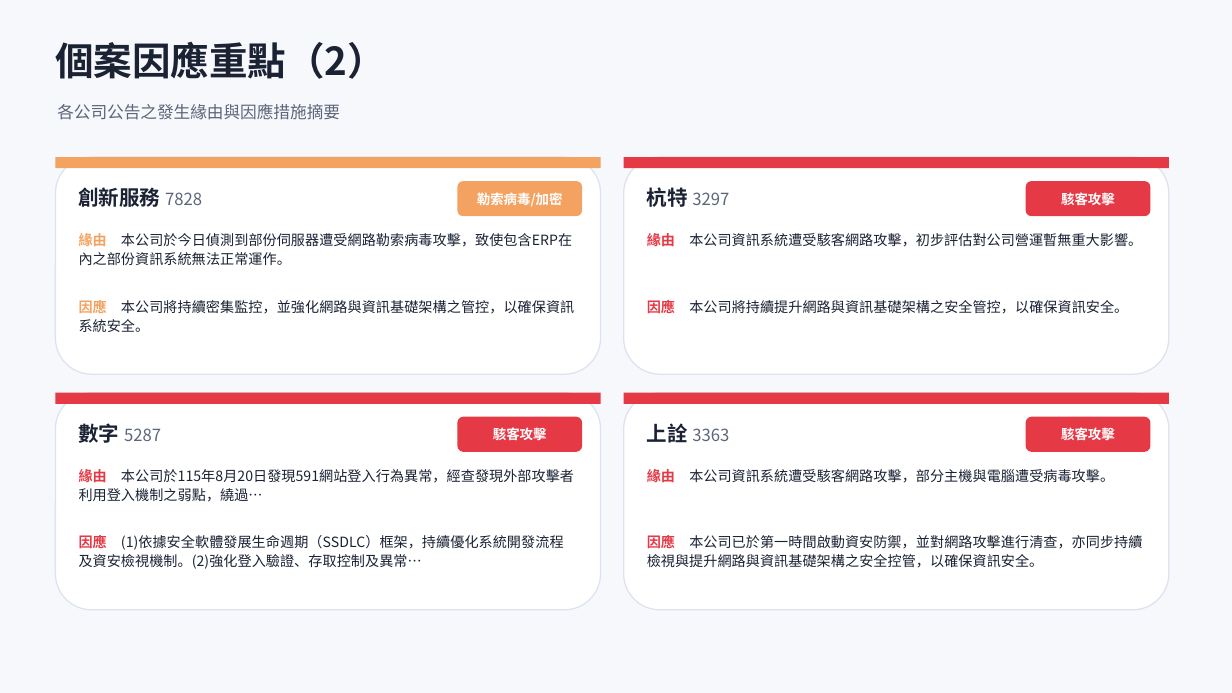
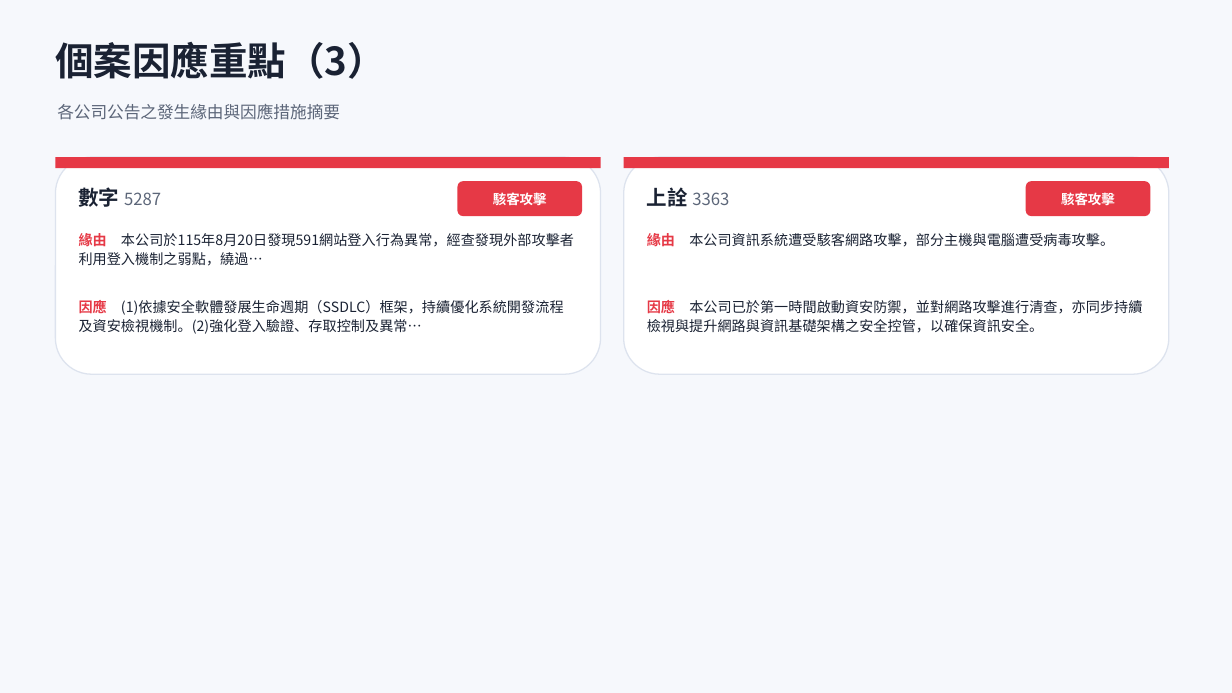
Before and after one commit to Johnnylin77/mops-isec-monitor, a slide deck: slide 8 of 資安事件因應分析.pptx (slide 7 before the commit). Drawn at 1232x693 pixels with LibreOffice and Linux fonts; fonts in the diff are those of the drawing. Boxes give left, top, right and bottom in pixels: in the first picture for what was removed or moved away, otherwise in the second. Text is boxed around its words. In the diff, an @@ line names an element or a change of style, - is before the commit and + after.

```diff
--- a/資安事件因應分析.pptx
+++ b/資安事件因應分析.pptx
@@ text at (55, 42, 386, 79): text changed @@
-個案因應重點（2）
+個案因應重點（3）
@@ rectangle at (55, 157, 601, 168): fill #F4A261 to #E63946 @@
@@ text at (79, 187, 161, 207): text changed; size 16 to 13 pt; text colour #1A2233 to #5C6679; bold off @@
-創新服務 7828
+數字 5287
@@ rounded rectangle at (457, 181, 582, 216): fill #F4A261 to #E63946 @@
@@ text at (493, 192, 547, 205): text changed @@
-勒索病毒/加密
+駭客攻擊
@@ text at (647, 187, 729, 207): text changed @@
-杭特 3297
+上詮 3363
@@ text at (79, 231, 574, 266): text changed @@
-緣由 本公司於今日偵測到部份伺服器遭受網路勒索病毒攻擊，致使包含ERP在內之部份資訊系統無法正常運作。
+緣由 本公司於115年8月20日發現591網站登入行為異常，經查發現外部攻擊者利用登入機制之弱點，繞過…
@@ text at (647, 231, 1114, 249): text changed @@
-緣由 本公司資訊系統遭受駭客網路攻擊，初步評估對公司營運暫無重大影響。
+緣由 本公司資訊系統遭受駭客網路攻擊，部分主機與電腦遭受病毒攻擊。
@@ text at (79, 298, 564, 334): text changed @@
-因應 本公司將持續密集監控，並強化網路與資訊基礎架構之管控，以確保資訊系統安全。
+因應 (1)依據安全軟體發展生命週期（SSDLC）框架，持續優化系統開發流程及資安檢視機制。(2)強化登入驗證、存取控制及異常…
@@ text at (647, 298, 1142, 333): text changed @@
-因應 本公司將持續提升網路與資訊基礎架構之安全管控，以確保資訊安全。
+因應 本公司已於第一時間啟動資安防禦，並對網路攻擊進行清查，亦同步持續檢視與提升網路與資訊基礎架構之安全控管，以確保資訊安全。
@@ rounded rectangle removed at (55, 393, 601, 610) @@
@@ rectangle removed at (55, 393, 601, 404) @@
@@ rounded rectangle removed at (457, 417, 582, 452) @@
@@ rounded rectangle removed at (624, 393, 1169, 610) @@
@@ rectangle removed at (624, 393, 1169, 404) @@
@@ rounded rectangle removed at (1026, 417, 1151, 452) @@
@@ text removed at (79, 423, 161, 443) @@
-數字 5287
@@ text removed at (493, 427, 547, 440) @@
-駭客攻擊
@@ text removed at (647, 423, 729, 443) @@
-上詮 3363
@@ text removed at (1061, 427, 1115, 440) @@
-駭客攻擊
@@ text removed at (79, 467, 574, 502) @@
-緣由 本公司於115年8月20日發現591網站登入行為異常，經查發現外部攻擊者利用登入機制之弱點，繞過…
@@ text removed at (647, 467, 1114, 485) @@
-緣由 本公司資訊系統遭受駭客網路攻擊，部分主機與電腦遭受病毒攻擊。
@@ text removed at (79, 533, 564, 569) @@
-因應 (1)依據安全軟體發展生命週期（SSDLC）框架，持續優化系統開發流程及資安檢視機制。(2)強化登入驗證、存取控制及異常…
@@ text removed at (647, 533, 1142, 568) @@
-因應 本公司已於第一時間啟動資安防禦，並對網路攻擊進行清查，亦同步持續檢視與提升網路與資訊基礎架構之安全控管，以確保資訊安全。
```
Also in this commit, not shown: 5 other slides changed, 1 slide added, 2 other files.
